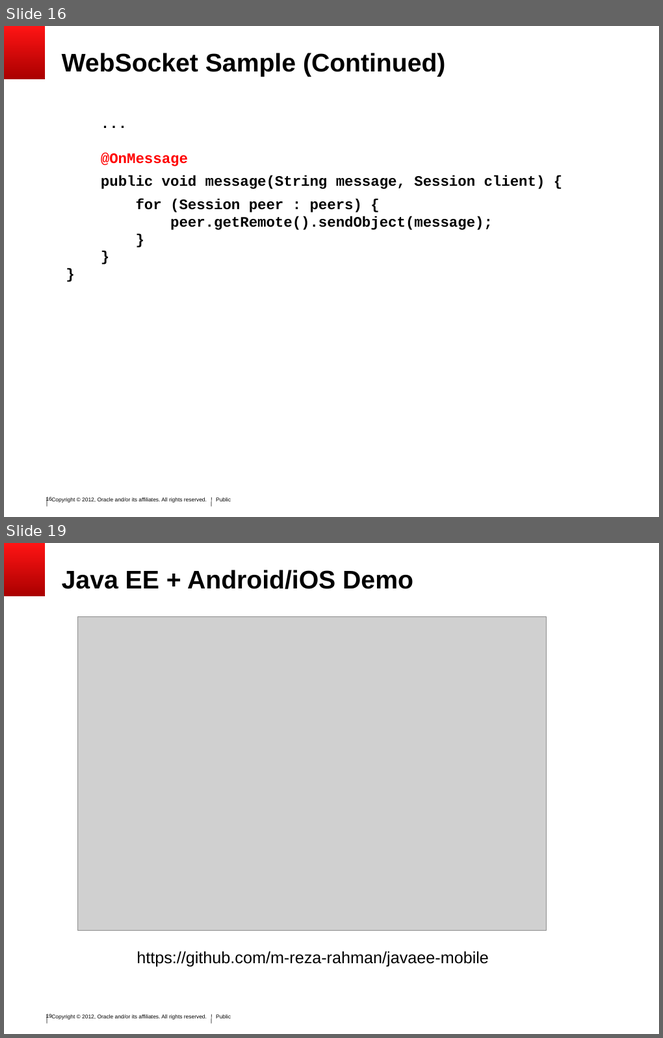
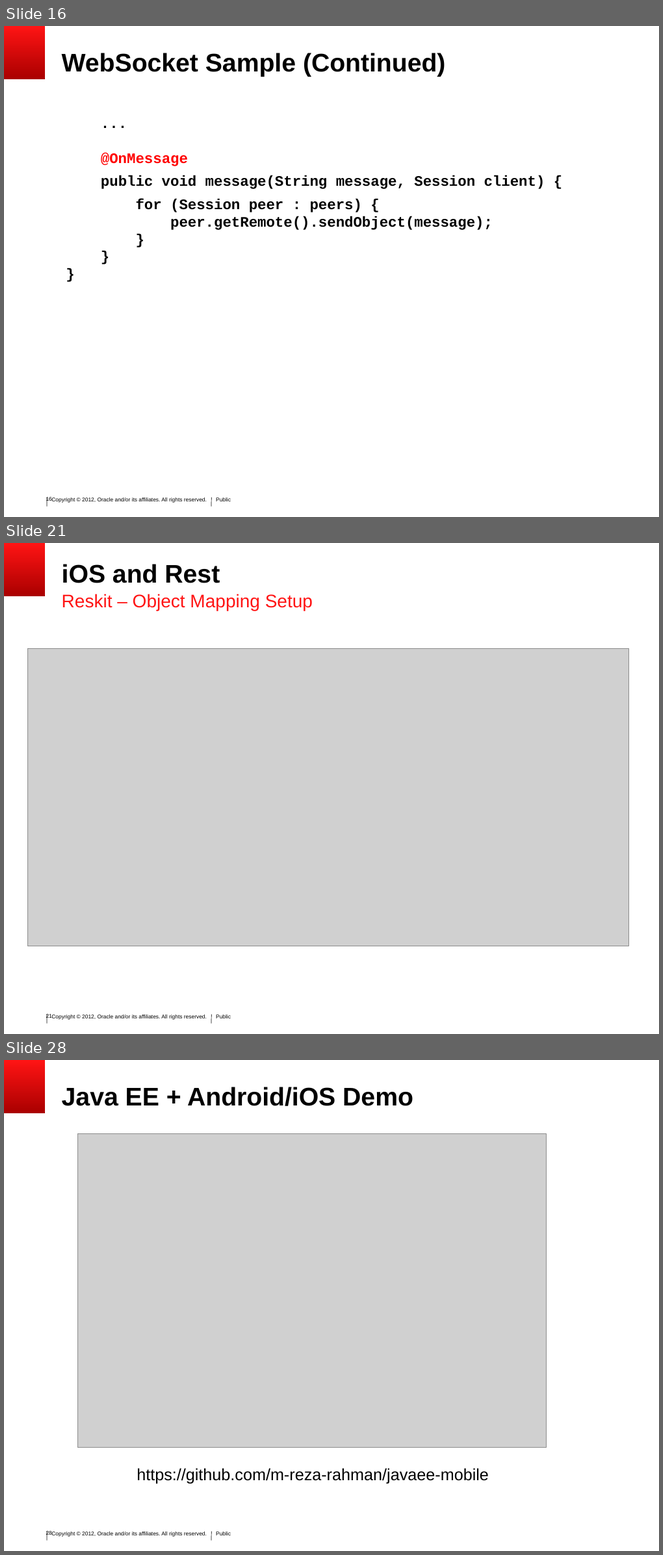
Before and after one commit to SoryBalde/javaee-mobile, a slide deck: javaee_mobile.ppt. Shown one above the other, each under a label of ours: slides 16 and 19 before the commit, slides 16, 21 and 28 after it; the slides between them are not shown. The pictures are 663x1038 and 663x1555 pixels, drawn with LibreOffice and Linux fonts; fonts in the diff are those of the drawing; grey boxes stand for pictures; background and template pictures are left out. Boxes give left, top, right and bottom in pixels: in the first picture for what was removed or moved away, otherwise in the second. Text is boxed around its words. In the diff, an @@ line names an element or a change of style, - is before the commit and + after.

```diff
--- a/javaee_mobile.ppt
+++ b/javaee_mobile.ppt
@@ slide 21 added at (4,543,659,1034), background #FFFFFF; not listed: 6 template elements that a slide beside it also shows @@
@@ title added at (62,564,220,583), 28 pt, text #000000, bold @@
+iOS and Rest
@@ text added at (62,594,313,611), 20 pt, text #FF1414 @@
+Reskit – Object Mapping Setup
@@ picture added at (27,649,629,947) @@
@@ what was slide 19 is now slide 28 @@
@@ page number at (46,1531,52,1536): text changed @@
-19
+28
```
Also in this commit, not shown: 11 other slides added, 2 slides removed.
